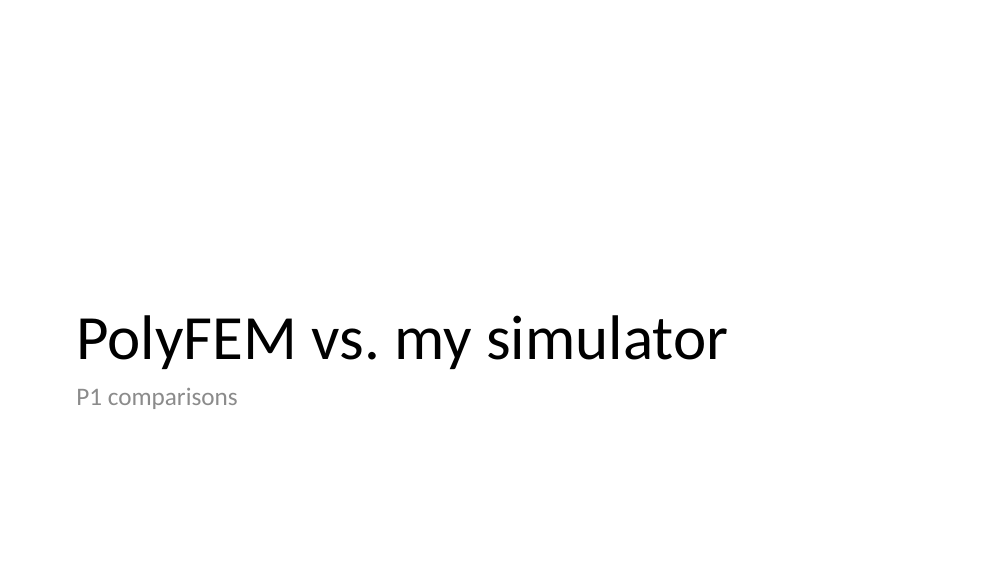
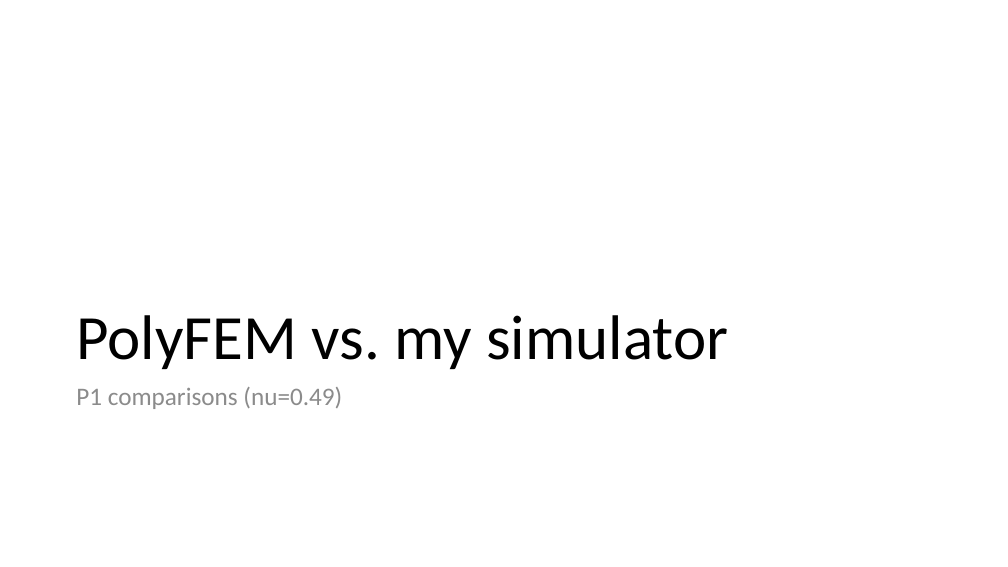
Before and after one commit to MihaiF/MixedVsQuadratic, a slide deck: slide 12 of CompressedBox/Comparisons/Quadratic vs.pptx. Drawn at 1008x567 pixels with LibreOffice and Linux fonts; fonts in the diff are those of the drawing. Boxes give left, top, right and bottom in pixels: in the first picture for what was removed or moved away, otherwise in the second. Text is boxed around its words. In the diff, an @@ line names an element or a change of style, - is before the commit and + after.

```diff
--- a/CompressedBox/Comparisons/Quadratic vs.pptx
+++ b/CompressedBox/Comparisons/Quadratic vs.pptx
@@ text at [76, 387, 342, 409]: text changed @@
-P1 comparisons
+P1 comparisons (nu=0.49)
```
Also in this commit, not shown: 3 other slides changed, 2 slides added, 9 other files.
